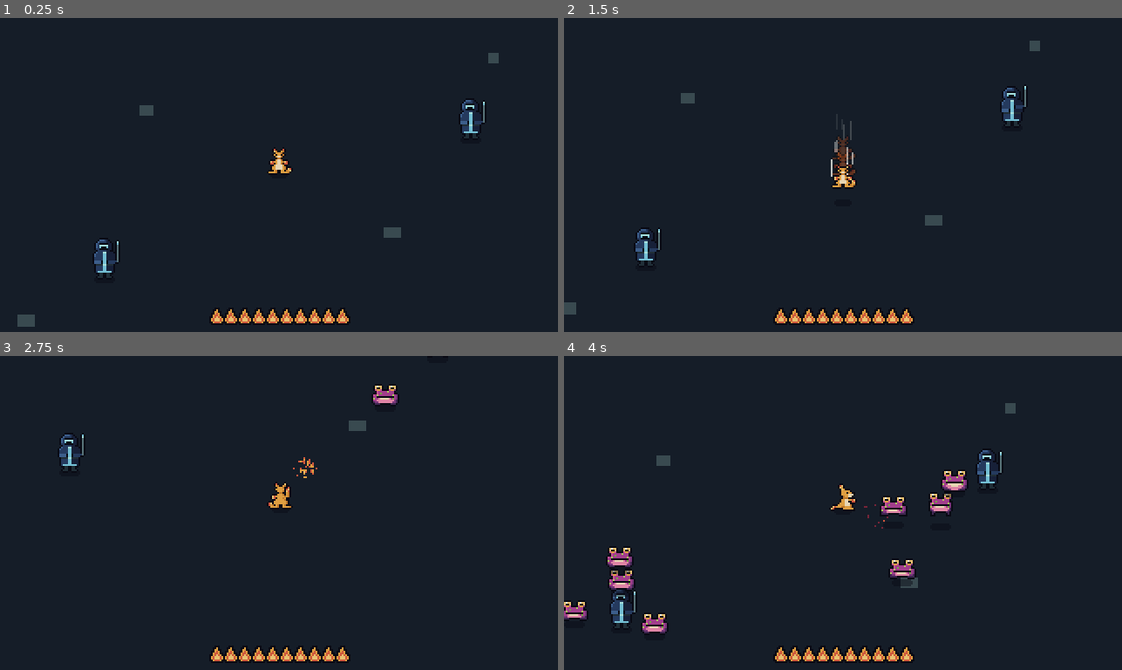
Above: before the commit, frames 1-4 (two rows, left to right).
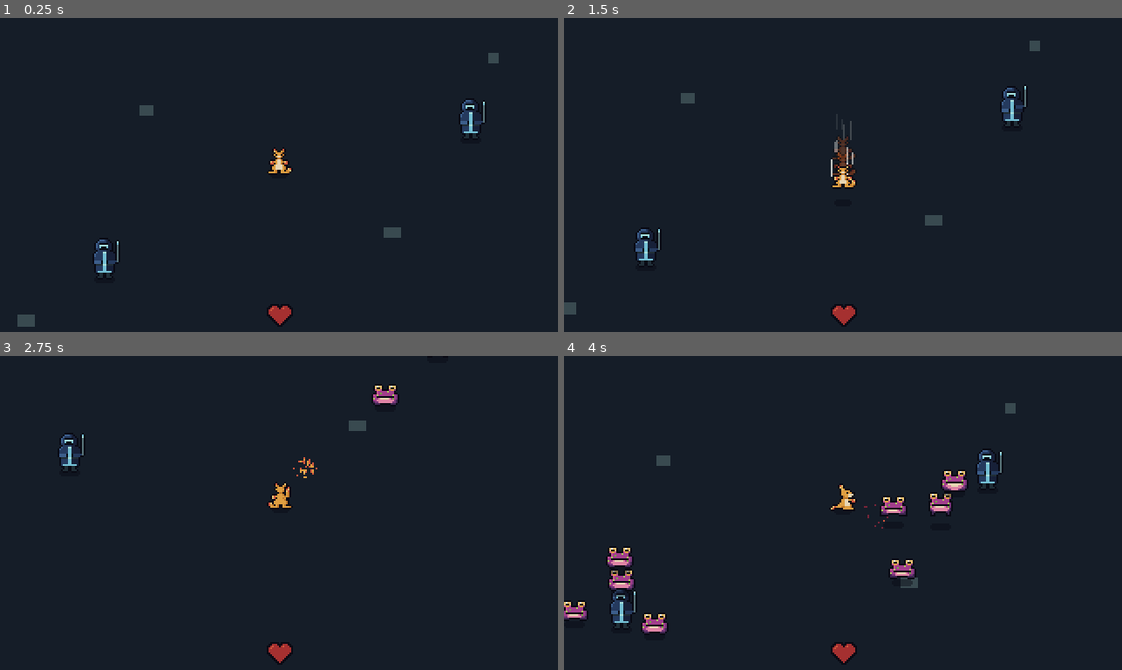
Above: after the commit, the same moments.

Repository: qmkDuran/my-own-art
Game: Godot game, scene res://scenes/main/main.tscn
Two runs of this game, one before a commit and one after it. Both use one fixed random seed, a clock stepped at 60 frames per second and the inputs below.
Inputs (mouse positions are in pixels of both pictures, inside the frame that each line leads up to):
- Up to frame 1 (0.25 s): no input
- Up to frame 2 (1.5 s): move the mouse to (965, 159) at 0.52 s; press the mouse at (965, 159) at 0.53 s; hold D (move_right) 0.53-1.28 s; move the mouse to (731, 190) at 1.27 s; release the mouse at (731, 190) at 1.28 s; hold S (move_down) from 1.28 s (still down); tap Space (dodge) at 1.35 s
- Up to frame 3 (2.75 s): move the mouse to (334, 443) at 2.02 s; release S (move_down) at 2.03 s; press the mouse at (334, 443) at 2.03 s; hold D (move_right) from 2.03 s (still down)
- Up to frame 4 (4 s): move the mouse to (815, 575) at 2.77 s; release D (move_right) at 2.78 s; release the mouse at (815, 575) at 2.78 s; hold W (move_up) 2.78-3.53 s; tap Space (dodge) at 2.85 s; move the mouse to (1010, 560) at 3.52 s; press the mouse at (1010, 560) at 3.53 s; hold A (move_left) from 3.53 s (still down)

The runs differ from the first frame. In frame 1, 0.7% of the frame differs, in the area x 37-63%, y 91-98%; in frame 2, 0.7%; in frame 3, 0.7%; in frame 4, 0.7%.

Commit message:
Player health as a single heart that drains, instead of flame pips
Heat (future skill resource) will be fire pips next to it.

Co-Authored-By: Claude Opus 5.5 <noreply@anthropic.com>
Claude-Session: https://claude.ai/code/session_01YABBJVPWvaqtn34m5VQVCp

Diff:
--- a/scenes/ui/hud.tscn
+++ b/scenes/ui/hud.tscn
@@ -1,20 +1,20 @@
 [gd_scene load_steps=2 format=3]
 
-[ext_resource type="Script" path="res://scripts/ui/health_flames.gd" id="1_flames"]
+[ext_resource type="Script" path="res://scripts/ui/health_heart.gd" id="1_heart"]
 
 [node name="Hud" type="CanvasLayer"]
 
-[node name="HealthFlames" type="Control" parent="."]
+[node name="HealthHeart" type="Control" parent="."]
 layout_mode = 3
 anchors_preset = 7
 anchor_left = 0.5
 anchor_top = 1.0
 anchor_right = 0.5
 anchor_bottom = 1.0
-offset_left = -60.0
-offset_top = -14.0
-offset_right = 60.0
+offset_left = -10.0
+offset_top = -16.0
+offset_right = 10.0
 offset_bottom = -3.0
 grow_horizontal = 2
 grow_vertical = 0
-script = ExtResource("1_flames")
+script = ExtResource("1_heart")
--- a/scripts/ui/health_flames.gd
+++ /dev/null
@@ -1,69 +0,0 @@
-class_name HealthFlames
-extends Control
-## The player's health as a row of small flames at the bottom of the screen.
-##
-## One flame per point of health. Each hit snuffs a flame out to a grey ember.
-
-## Pixel map of one flame. '.' = empty, 'o' = outer flame, 'r' = red, 'c' = bright core.
-const FLAME_PIXELS := [
-	"...o...",
-	"..oo...",
-	"..oro..",
-	".orro..",
-	".orcro.",
-	"orcccro",
-	"orcccro",
-	".orrro.",
-]
-const FLAME_WIDTH := 7
-## Pixels from one flame's left edge to the next.
-const FLAME_SPACING := 8
-
-@export var outline_color: Color = Color(0.035, 0.039, 0.078)
-@export var lit_colors: Dictionary = {
-	"o": Color(0.871, 0.62, 0.255),
-	"r": Color(0.812, 0.341, 0.235),
-	"c": Color(0.91, 0.757, 0.439),
-}
-@export var snuffed_colors: Dictionary = {
-	"o": Color(0.224, 0.29, 0.314),
-	"r": Color(0.341, 0.447, 0.467),
-	"c": Color(0.341, 0.447, 0.467),
-}
-
-var _health: Health
-
-
-func _ready() -> void:
-	# Wait one frame so the player has been added to the level.
-	await get_tree().process_frame
-	var player := get_tree().get_first_node_in_group("player")
-	if player == null:
-		return
-	_health = player.get_node_or_null("Health")
-	if _health != null:
-		_health.damaged.connect(func(_amount: int, _from: Vector2) -> void: queue_redraw())
-	queue_redraw()
-
-
-func _draw() -> void:
-	if _health == null:
-		return
-	var row_width := (_health.max_health - 1) * FLAME_SPACING + FLAME_WIDTH
-	var left := roundf((size.x - row_width) / 2.0)
-	for flame_index in _health.max_health:
-		var is_lit := flame_index < _health.current_health
-		_draw_flame(Vector2(left + flame_index * FLAME_SPACING, 1), lit_colors if is_lit else snuffed_colors)
-
-
-func _draw_flame(top_left: Vector2, colors: Dictionary) -> void:
-	# Dark outline first, one pixel around every flame pixel, so it reads on any ground.
-	for y in FLAME_PIXELS.size():
-		for x in FLAME_WIDTH:
-			if FLAME_PIXELS[y][x] != ".":
-				draw_rect(Rect2(top_left + Vector2(x - 1, y - 1), Vector2(3, 3)), outline_color)
-	for y in FLAME_PIXELS.size():
-		for x in FLAME_WIDTH:
-			var pixel: String = FLAME_PIXELS[y][x]
-			if pixel != ".":
-				draw_rect(Rect2(top_left + Vector2(x, y), Vector2.ONE), colors[pixel])
--- /dev/null
+++ b/scripts/ui/health_heart.gd
@@ -0,0 +1,76 @@
+class_name HealthHeart
+extends Control
+## The player's health as one heart at the bottom of the screen.
+##
+## The heart is a container of red: it drains from the top down as health is lost.
+
+## Pixel map of the heart. 'x' = inside the heart.
+const HEART_PIXELS := [
+	"..xxx...xxx..",
+	".xxxxx.xxxxx.",
+	"xxxxxxxxxxxxx",
+	"xxxxxxxxxxxxx",
+	"xxxxxxxxxxxxx",
+	".xxxxxxxxxxx.",
+	"..xxxxxxxxx..",
+	"...xxxxxxx...",
+	"....xxxxx....",
+	".....xxx.....",
+	"......x......",
+]
+const HEART_SIZE := Vector2(13, 11)
+## Pixels that catch the light (top-left of each lobe), when filled.
+const SHINE_PIXELS := [Vector2(2, 1), Vector2(1, 2), Vector2(8, 1)]
+
+@export var outline_color: Color = Color(0.035, 0.039, 0.078)
+@export var empty_color: Color = Color(0.204, 0.11, 0.153)
+@export var fill_color: Color = Color(0.647, 0.188, 0.188)
+@export var shine_color: Color = Color(0.812, 0.341, 0.235)
+
+var _health: Health
+
+
+func _ready() -> void:
+	# Wait one frame so the player has been added to the level.
+	await get_tree().process_frame
+	var player := get_tree().get_first_node_in_group("player")
+	if player == null:
+		return
+	_health = player.get_node_or_null("Health")
+	if _health != null:
+		_health.damaged.connect(func(_amount: int, _from: Vector2) -> void: queue_redraw())
+	queue_redraw()
+
+
+func _draw() -> void:
+	if _health == null:
+		return
+	var top_left := ((size - HEART_SIZE) / 2.0).round()
+	_draw_outline(top_left)
+	_draw_contents(top_left, _share_of_health_left())
+
+
+func _share_of_health_left() -> float:
+	return clampf(float(_health.current_health) / float(_health.max_health), 0.0, 1.0)
+
+
+## Dark outline one pixel around the heart, so it reads on any ground.
+func _draw_outline(top_left: Vector2) -> void:
+	for y in HEART_PIXELS.size():
+		for x in int(HEART_SIZE.x):
+			if HEART_PIXELS[y][x] == "x":
+				draw_rect(Rect2(top_left + Vector2(x - 1, y - 1), Vector2(3, 3)), outline_color)
+
+
+## Red fills the heart from the bottom up to the share of health left.
+func _draw_contents(top_left: Vector2, share_left: float) -> void:
+	var first_filled_row := HEART_SIZE.y * (1.0 - share_left)
+	for y in HEART_PIXELS.size():
+		for x in int(HEART_SIZE.x):
+			if HEART_PIXELS[y][x] != "x":
+				continue
+			var is_filled := y >= first_filled_row - 0.001
+			var color := fill_color if is_filled else empty_color
+			if is_filled and Vector2(x, y) in SHINE_PIXELS:
+				color = shine_color
+			draw_rect(Rect2(top_left + Vector2(x, y), Vector2.ONE), color)
Not shown, changed: DESIGN.md
